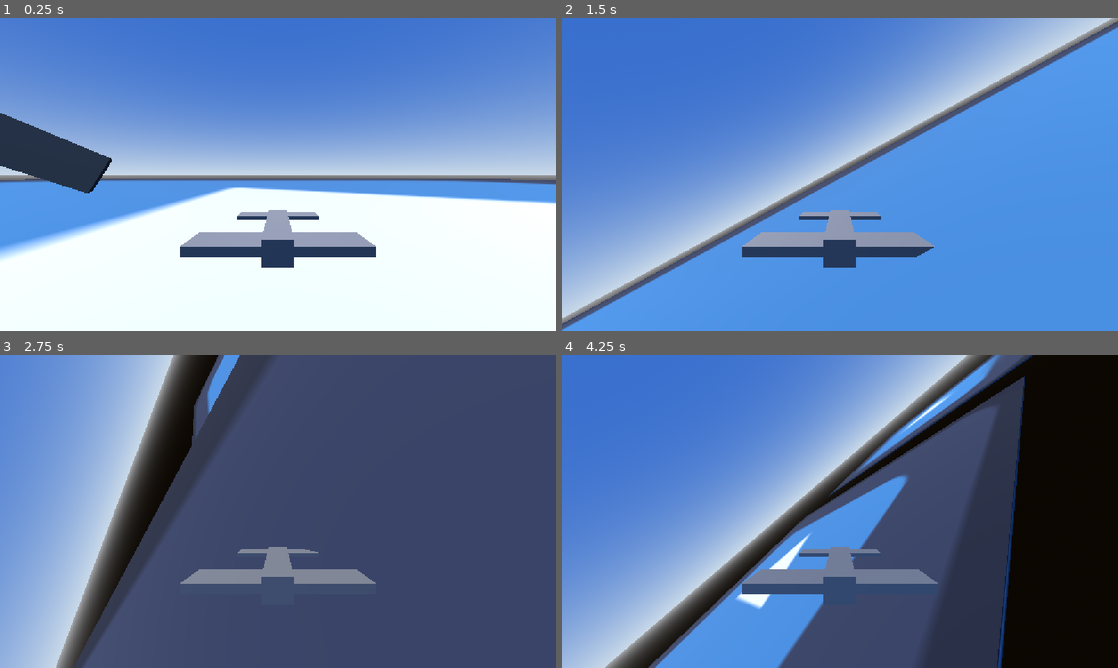
Above: before the commit, frames 1-4 (two rows, left to right).
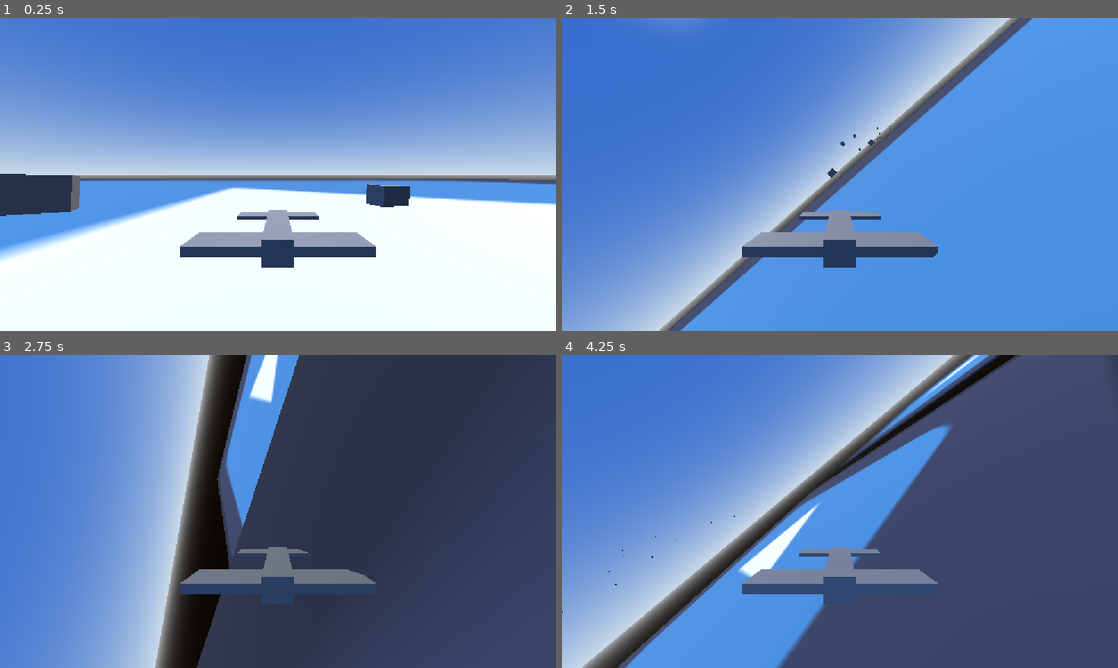
Above: after the commit, the same moments.

Repository: keidukebergman/FunkyDeliveryGame
Game: Godot game, scene res://scene/levels/test.tscn
Same seed, same stepped clock (60 frames per second), same inputs: the game is played once before the commit and once after it. The engine's default icon, where the game draws it, is replaced by a stand-in: a white triangle on a blue panel in a dark square.
Inputs:
- Up to frame 1 (0.25 s): no input
- Up to frame 2 (1.5 s): hold D (roll_right) 0.53-1.28 s; hold W (pitch_down) from 1.28 s (still down)
- Up to frame 3 (2.75 s): release W (pitch_down) at 2.03 s; hold D (roll_right) from 2.03 s (still down)
- Up to frame 4 (4.25 s): release D (roll_right) at 2.78 s; hold S (pitch_up) 2.78-3.53 s; hold A (roll_left) from 3.53 s (still down)

The runs differ from the first frame. In frame 1, 5.1% of the frame differs, in the area x 0-100%, y 30-64%; in frame 2, 27%; in frame 3, 72%, in the area x 0-99%, y 0-100%; in frame 4, 42%.

Commit message:
FEAT: Implement cluster turrets, targeting

Diff:
--- /dev/null
+++ b/scene/instantiable/explosion.tscn
@@ -0,0 +1,9 @@
+[gd_scene format=3 uid="uid://deetp6rbm42tg"]
+
+[ext_resource type="Script" uid="uid://bbyfw8c46t5ol" path="res://scene/levels/Explosion.gd" id="1_0gbs7"]
+
+[node name="Explosion" type="Node3D" unique_id=618794738]
+script = ExtResource("1_0gbs7")
+
+[node name="CSGSphere3D" type="CSGSphere3D" parent="." unique_id=1059149383]
+radius = 4.0
--- a/scene/instantiable/player/aircraft_controller.gd
+++ b/scene/instantiable/player/aircraft_controller.gd
@@ -105,7 +105,7 @@
 	actual_hover_speed = actual_hover_speed.move_toward(hover_speed, hover_force*delta)
 
 func start_falling(delta:float, factor:float) -> void:
-	actual_fall_speed.y = max(actual_fall_speed.y, -99999)
+	actual_fall_speed.y = max(actual_fall_speed.y, velocity.y)
 	actual_fall_speed.y = clamp(actual_fall_speed.y, -200, 0)
 	actual_fall_speed -= delta * factor * 12 * Vector3.UP * clamp((stall_speed - actual_movement_speed.length())/stall_speed, 0, 1);
 
--- a/scene/instantiable/player/node_3d.tscn
+++ b/scene/instantiable/player/node_3d.tscn
@@ -1,9 +1,14 @@
 [gd_scene format=3 uid="uid://cephtpdf2eueo"]
 
 [ext_resource type="Script" uid="uid://cyreosrsvpso4" path="res://scene/instantiable/player/aircraft_controller.gd" id="1_k1gms"]
+[ext_resource type="Script" uid="uid://b1olin0wr7hu6" path="res://scripts/Hurtbox.gd" id="2_87d5p"]
+[ext_resource type="Script" uid="uid://br2sexdynpvob" path="res://scripts/HealthManager.gd" id="3_i6rrb"]
 
 [sub_resource type="BoxShape3D" id="BoxShape3D_x05w2"]
 size = Vector3(1, 1, 3.1157227)
+
+[sub_resource type="BoxShape3D" id="BoxShape3D_mtnme"]
+size = Vector3(3, 0.4, 2.644)
 
 [node name="Node3D" type="CharacterBody3D" unique_id=1079979286]
 script = ExtResource("1_k1gms")
@@ -29,3 +34,18 @@
 [node name="Camera3D" type="Camera3D" parent="." unique_id=340442371]
 transform = Transform3D(1, 0, 0, 0, 1, 0, 0, 0, 1, 0, 1.445, 4.313)
 current = true
+
+[node name="Hurtbox" type="Area3D" parent="." unique_id=1412497207]
+script = ExtResource("2_87d5p")
+metadata/_custom_type_script = "uid://b1olin0wr7hu6"
+
+[node name="CollisionShape3D" type="CollisionShape3D" parent="Hurtbox" unique_id=1244492789]
+transform = Transform3D(1, 0, 0, 0, 1, 0, 0, 0, 1, 0, 0, -0.8222046)
+shape = SubResource("BoxShape3D_mtnme")
+debug_color = Color(0, 1, 0.16862746, 1)
+
+[node name="HealthManager" type="Node3D" parent="." unique_id=1736362127]
+script = ExtResource("3_i6rrb")
+health = 50.0
+max_health = 50.0
+metadata/_custom_type_script = "uid://br2sexdynpvob"
--- /dev/null
+++ b/scene/instantiable/projectile/FlakClusterShell.gd
@@ -0,0 +1,16 @@
+class_name FlakClusterShell extends Bullet
+
+@export var cluster_amount: int = 90
+@export var cluster_bomblet: PackedScene
+@export var cluster_bomblet_life_offset:float = 0.2
+@export var cluster_bomblet_speed_offset:float = 10
+
+func on_lifetime_timeout():
+	for n in cluster_amount:
+		var bomb_instance = cluster_bomblet.instantiate() as Bullet
+		get_tree().get_root().add_child(bomb_instance)
+		bomb_instance.global_position = global_position
+		bomb_instance.global_rotation = Vector3(randf_range(-180, 180),randf_range(-180, 180),randf_range(-180, 180))
+		bomb_instance.lifetime += randf_range(-cluster_bomblet_life_offset, cluster_bomblet_life_offset)
+		bomb_instance.projectile_speed += randf_range(-cluster_bomblet_speed_offset, cluster_bomblet_speed_offset)
+	super.on_lifetime_timeout()
--- /dev/null
+++ b/scene/instantiable/projectile/ProjectileAttackHandler.gd
@@ -0,0 +1,34 @@
+class_name ProjectileAttackHandler extends Node3D
+
+@export var root:Node3D
+@export var hitbox:Hitbox
+@export var damage:float
+@export var can_hit_entity_once:bool = true
+@export var can_hit_hurtbox:bool = true
+
+signal applied_attack()
+
+func _ready() -> void:
+	hitbox.hit_entity.connect(on_hit_entity)
+
+func on_hit_entity(entity):
+	if entity is Hurtbox:
+		on_projectile_hit_hurtbox(entity as Hurtbox)
+	else:
+		on_hit_obstacle()
+	get_parent_node_3d().queue_free()
+
+func on_hit_obstacle():
+	pass
+
+func on_projectile_hit_hurtbox (hurtbox:Hurtbox):
+	var target = hurtbox
+	var atk_data = AttackData.new(
+		damage,
+		root,
+		target,
+		hitbox,
+		target,
+		{}
+	)
+	target.apply_attack(atk_data)
--- /dev/null
+++ b/scene/instantiable/projectile/bomblet.tscn
@@ -0,0 +1,30 @@
+[gd_scene format=3 uid="uid://c12vbsgx7a127"]
+
+[ext_resource type="Script" uid="uid://drw8n8my0je6h" path="res://scene/instantiable/projectile/bullet.gd" id="1_w62tf"]
+[ext_resource type="PackedScene" uid="uid://deetp6rbm42tg" path="res://scene/instantiable/explosion.tscn" id="2_mckbr"]
+[ext_resource type="Script" uid="uid://bpng540ygsvjm" path="res://scripts/Hitbox.gd" id="3_hipov"]
+[ext_resource type="Script" uid="uid://fok8v1b1rllw" path="res://scene/instantiable/projectile/ProjectileAttackHandler.gd" id="4_wjx6b"]
+
+[sub_resource type="BoxShape3D" id="BoxShape3D_x05w2"]
+size = Vector3(0.5, 0.5, 1)
+
+[node name="Bullet" type="Node3D" unique_id=62765620]
+script = ExtResource("1_w62tf")
+projectile_speed = 90
+lifetime = 0.2
+on_destroy_instance = ExtResource("2_mckbr")
+
+[node name="CSGBox3D" type="CSGBox3D" parent="." unique_id=957035234]
+size = Vector3(0.5, 0.5, 1)
+
+[node name="Hitbox" type="Area3D" parent="." unique_id=1675514187]
+script = ExtResource("3_hipov")
+metadata/_custom_type_script = "uid://bpng540ygsvjm"
+
+[node name="CollisionShape3D" type="CollisionShape3D" parent="Hitbox" unique_id=727142362]
+shape = SubResource("BoxShape3D_x05w2")
+
+[node name="ProjectileAttackHandler" type="Node3D" parent="." unique_id=8532944 node_paths=PackedStringArray("root", "hitbox")]
+script = ExtResource("4_wjx6b")
+root = NodePath("..")
+hitbox = NodePath("../Hitbox")
--- /dev/null
+++ b/scene/instantiable/projectile/bullet.gd
@@ -0,0 +1,21 @@
+class_name Bullet extends Node3D
+
+@export var projectile_speed = 400
+@export var lifetime = 6.0
+@export var on_destroy_instance: PackedScene
+
+func _process(delta: float) -> void:
+	lifetime -= delta
+	if lifetime <= 0:
+		on_lifetime_timeout()
+
+func _physics_process(delta: float) -> void:
+	position -= transform.basis.z * delta * projectile_speed
+
+func on_lifetime_timeout():
+	queue_free()
+	if on_destroy_instance:
+		var instance = on_destroy_instance.instantiate() as Node3D
+		get_tree().get_root().add_child(instance)
+		instance.global_position = global_position
+		instance.global_rotation = global_rotation
--- /dev/null
+++ b/scene/instantiable/projectile/bullet.tscn
@@ -0,0 +1,27 @@
+[gd_scene format=3 uid="uid://dawtkjmagnku3"]
+
+[ext_resource type="Script" uid="uid://drw8n8my0je6h" path="res://scene/instantiable/projectile/bullet.gd" id="1_ls8rx"]
+[ext_resource type="Script" uid="uid://fok8v1b1rllw" path="res://scene/instantiable/projectile/ProjectileAttackHandler.gd" id="2_ag82t"]
+[ext_resource type="Script" uid="uid://bpng540ygsvjm" path="res://scripts/Hitbox.gd" id="3_ua6f8"]
+
+[sub_resource type="BoxShape3D" id="BoxShape3D_jjsvy"]
+size = Vector3(0.5, 0.5, 1)
+
+[node name="Bullet" type="Node3D" unique_id=62765620]
+script = ExtResource("1_ls8rx")
+projectile_speed = 200
+
+[node name="CSGBox3D" type="CSGBox3D" parent="." unique_id=957035234]
+size = Vector3(0.5, 0.5, 1)
+
+[node name="ProjectileAttackHandler" type="Node3D" parent="." unique_id=1315943970 node_paths=PackedStringArray("root", "hitbox")]
+script = ExtResource("2_ag82t")
+root = NodePath("..")
+hitbox = NodePath("../Hitbox")
+
+[node name="Hitbox" type="Area3D" parent="." unique_id=1861192764]
+script = ExtResource("3_ua6f8")
+metadata/_custom_type_script = "uid://bpng540ygsvjm"
+
+[node name="CollisionShape3D" type="CollisionShape3D" parent="Hitbox" unique_id=680857]
+shape = SubResource("BoxShape3D_jjsvy")
--- /dev/null
+++ b/scene/instantiable/projectile/flak_cluster.tscn
@@ -0,0 +1,14 @@
+[gd_scene format=3 uid="uid://cck8jdrnjw0k8"]
+
+[ext_resource type="Script" uid="uid://bf6kk3e7r5gw5" path="res://scene/instantiable/projectile/FlakClusterShell.gd" id="1_rxd2v"]
+[ext_resource type="PackedScene" uid="uid://c12vbsgx7a127" path="res://scene/instantiable/projectile/bomblet.tscn" id="2_ono11"]
+[ext_resource type="PackedScene" uid="uid://deetp6rbm42tg" path="res://scene/instantiable/explosion.tscn" id="3_ono11"]
+
+[node name="FlakBullet" type="Node3D" unique_id=62765620]
+script = ExtResource("1_rxd2v")
+cluster_bomblet = ExtResource("2_ono11")
+projectile_speed = 90
+on_destroy_instance = ExtResource("3_ono11")
+
+[node name="CSGBox3D" type="CSGBox3D" parent="." unique_id=957035234]
+size = Vector3(1, 1, 3)
--- /dev/null
+++ b/scene/instantiable/projectile/missile.tscn
@@ -0,0 +1,16 @@
+[gd_scene format=3 uid="uid://bs7c50bgirlno"]
+
+[ext_resource type="Script" uid="uid://dsg8j5dxtvqbe" path="res://scene/levels/missile.gd" id="1_wcfkk"]
+[ext_resource type="Script" uid="uid://buk3gsfs72vvv" path="res://scene/levels/targeting_module.gd" id="2_s0k68"]
+
+[node name="Missile" type="Node3D" unique_id=1463007669 node_paths=PackedStringArray("targeting_module")]
+script = ExtResource("1_wcfkk")
+movement_speed = 30
+targeting_module = NodePath("targeting_module")
+
+[node name="CSGBox3D" type="CSGBox3D" parent="." unique_id=1449968798]
+size = Vector3(0.5, 0.5, 1)
+
+[node name="targeting_module" type="Node3D" parent="." unique_id=1470962491 node_paths=PackedStringArray("target")]
+script = ExtResource("2_s0k68")
+target = NodePath("")
--- /dev/null
+++ b/scene/levels/Explosion.gd
@@ -0,0 +1,13 @@
+class_name Explosion extends Node3D
+
+@export var life_time = 0.3
+# Called when the node enters the scene tree for the first time.
+func _ready() -> void:
+	await get_tree().create_timer(life_time).timeout
+	queue_free()
+	pass # Replace with function body.
+
+
+# Called every frame. 'delta' is the elapsed time since the previous frame.
+func _process(delta: float) -> void:
+	pass
--- a/scene/levels/aa_turret.gd
+++ b/scene/levels/aa_turret.gd
@@ -3,19 +3,31 @@
 
 @export var target:CharacterBody3D
 @export var turret:Node3D
+@export var rotation_speed = 30
 @export var targeting_module:TargetingModule
-
-
-# Called when the node enters the scene tree for the first time.
-func _ready() -> void:
-	pass # Replace with function body.
-
+@export var projectile:PackedScene
+@export var firing_timeout = 0.6
+@export var airburst:bool = true
+@export var forward_offset:float = 30
 
 # Called every frame. 'delta' is the elapsed time since the previous frame.
 func _process(delta: float) -> void:
 	var target_position = targeting_module.get_linear_target_position()
-
-	var dir: Vector3 = to_local(target_position) - position
+	var dir: Vector3 = target_position - global_position
 	var yaw = atan2(-dir.x, -dir.z)
 	var pitch = atan2(dir.y, Vector2(dir.x, dir.z).length())
 	turret.rotation = Vector3(pitch, yaw, 0.0)
+
+	firing_timeout -= delta
+	if firing_timeout <= 0:
+		firing_timeout = 0.03
+		fire_projectile()
+
+func fire_projectile():
+	var projinstance = projectile.instantiate() as Bullet
+	add_child(projinstance)
+	projinstance.global_position = turret.global_position
+	projinstance.global_rotation = turret.global_rotation + Vector3(deg_to_rad(randf_range(-2, 2)), deg_to_rad(randf_range(-2, 2)), deg_to_rad(randf_range(-2, 2)))
+	if airburst:
+		var t = targeting_module.get_linear_intercept_time()
+		projinstance.lifetime = clamp(t+randf_range(-0.5, 0.5), 0, 10)
--- a/scene/levels/missile.gd
+++ b/scene/levels/missile.gd
@@ -1,19 +1,13 @@
 extends Node3D
 
 @export var movement_speed = 10
+@export var rotation_speed = 30
 @export var targeting_module:TargetingModule
 
-# Called when the node enters the scene tree for the first time.
-func _ready() -> void:
-	pass # Replace with function body.
-
-
-# Called every frame. 'delta' is the elapsed time since the previous frame.
 func _process(delta: float) -> void:
 	var target_position = targeting_module.get_linear_target_position()
-
 	var dir: Vector3 = target_position - global_position
 	var yaw = atan2(-dir.x, -dir.z)
 	var pitch = atan2(dir.y, Vector2(dir.x, dir.z).length())
-	rotation = Vector3(pitch, yaw, 0.0)
+	rotation = rotation.move_toward(Vector3(pitch, yaw, 0.0), delta * deg_to_rad(rotation_speed))
 	position -= transform.basis.z * delta * movement_speed
--- a/scene/levels/targeting_module.gd
+++ b/scene/levels/targeting_module.gd
@@ -3,7 +3,7 @@
 
 @export var target:CharacterBody3D
 @export var aim_at_next_pos:bool = false
-var projectile_speed_factor: float = 200
+@export var projectile_speed_factor: float = 200
 
 # Called when the node enters the scene tree for the first time.
 func _ready() -> void:
@@ -14,8 +14,36 @@
 func _process(delta: float) -> void:
 	pass
 
-func get_linear_target_position () -> Vector3:
+func get_linear_intercept_time(offset = Vector3.ZERO) -> float:
+	var to_target = target.global_position + offset - global_position
+
+	var a = 1 - projectile_speed_factor * projectile_speed_factor
+	var b = 2.0 * to_target.dot(target.velocity)
+	var c = to_target.dot(to_target)
+
+	var t = -1.0
+	if abs(a) < 0.0001:
+		if abs(b) > 0.0001:
+			t = -c / b
+	else:
+		var discriminant = b * b - 4.0 * a * c
+		if discriminant >= 0.0:
+			var sqrt_disc = sqrt(discriminant)
+			var t1 = (-b + sqrt_disc) / (2.0 * a)
+			var t2 = (-b - sqrt_disc) / (2.0 * a)
+			if t1 > 0 and t2 > 0:
+				t = min(t1, t2)
+			elif t1 > 0:
+				t = t1
+			elif t2 > 0:
+				t = t2
+	return t
+
+func get_linear_target_position(offset = Vector3.ZERO) -> Vector3:
 	if aim_at_next_pos == false:
 		return target.global_position
-	var t = (target.global_position - global_position).length()/projectile_speed_factor
+	var t = get_linear_intercept_time()
+	if t < 0.0:
+		return target.global_position + offset
+
 	return target.global_position + target.velocity * t
--- a/scene/levels/test.tscn
+++ b/scene/levels/test.tscn
@@ -4,7 +4,7 @@
 [ext_resource type="PackedScene" uid="uid://cephtpdf2eueo" path="res://scene/instantiable/player/node_3d.tscn" id="2_mul6r"]
 [ext_resource type="Script" uid="uid://dv4daiqx174p3" path="res://scene/levels/aa_turret.gd" id="3_mul6r"]
 [ext_resource type="Script" uid="uid://buk3gsfs72vvv" path="res://scene/levels/targeting_module.gd" id="4_h5gkb"]
-[ext_resource type="Script" uid="uid://dsg8j5dxtvqbe" path="res://scene/levels/missile.gd" id="5_xe2e6"]
+[ext_resource type="PackedScene" uid="uid://dawtkjmagnku3" path="res://scene/instantiable/projectile/bullet.tscn" id="6_3i5di"]
 
 [sub_resource type="ProceduralSkyMaterial" id="ProceduralSkyMaterial_h5gkb"]
 sky_top_color = Color(0.22121674, 0.4322499, 0.807532, 1)
@@ -35,10 +35,18 @@
 [node name="DirectionalLight3D" type="DirectionalLight3D" parent="." unique_id=1122917267]
 transform = Transform3D(1, 0, 0, 0, -0.5893197, 0.80789995, 0, -0.80789995, -0.5893197, 0, 0, 0)
 
-[node name="Node3D" parent="." unique_id=1079979286 instance=ExtResource("2_mul6r")]
+[node name="Aircraft" parent="." unique_id=1079979286 instance=ExtResource("2_mul6r")]
 transform = Transform3D(1, 0, 0, 0, 1, 0, 0, 0, 1, 6.1205845, 0, 0)
 slide_on_ceiling = false
 wall_min_slide_angle = 0.0
+max_hover_speed = 7
+min_hover_speed = -8
+pitch_speed = 1.0
+pitch_inertia = 1.5
+roll_inertia = 3.0
+yaw_inertia = 3.0
+normal_movement_speed_interpolation = 120.0
+boost_movement_speed_interpolation = 180.0
 
 [node name="CSGBox3D" type="CSGBox3D" parent="." unique_id=1795659489]
 transform = Transform3D(1, 0, 0, 0, 1, 0, 0, 0, 1, 0, -2.4971457, 0)
@@ -85,35 +93,24 @@
 [node name="Camera3D" type="Camera3D" parent="." unique_id=209417441]
 transform = Transform3D(1, 0, 0, 0, -4.371139e-08, 1, 0, -1, -4.371139e-08, 1.0619507, 41.107483, 9.3808365)
 
-[node name="AA_HK-Missile" type="Node3D" parent="." unique_id=225821480 node_paths=PackedStringArray("target", "turret", "targeting_module")]
+[node name="AA_HK-Bullet" type="Node3D" parent="." unique_id=520120313 node_paths=PackedStringArray("target", "turret", "targeting_module")]
 script = ExtResource("3_mul6r")
-target = NodePath("../Node3D")
+target = NodePath("../Aircraft")
 turret = NodePath("AA_turret")
 targeting_module = NodePath("targeting_module")
+projectile = ExtResource("6_3i5di")
+firing_timeout = 0.03
+airburst = false
 
-[node name="CSGBox3D" type="CSGBox3D" parent="AA_HK-Missile" unique_id=70426486]
+[node name="CSGBox3D" type="CSGBox3D" parent="AA_HK-Bullet" unique_id=1636965279]
 
-[node name="AA_turret" type="Node3D" parent="AA_HK-Missile" unique_id=882945852]
+[node name="AA_turret" type="Node3D" parent="AA_HK-Bullet" unique_id=1350250148]
 transform = Transform3D(1, 0, 0, 0, 1, 0, 0, 0, 1, 0, 0.9502678, 0)
 
-[node name="CSGBox3D" type="CSGBox3D" parent="AA_HK-Missile/AA_turret" unique_id=894517141]
+[node name="CSGBox3D" type="CSGBox3D" parent="AA_HK-Bullet/AA_turret" unique_id=1721813812]
 size = Vector3(0.4, 0.4, 1)
 
-[node name="targeting_module" type="Node3D" parent="AA_HK-Missile" unique_id=1051923480 node_paths=PackedStringArray("target")]
+[node name="targeting_module" type="Node3D" parent="AA_HK-Bullet" unique_id=2139761901 node_paths=PackedStringArray("target")]
 script = ExtResource("4_h5gkb")
-target = NodePath("../../Node3D")
+target = NodePath("../../Aircraft")
 aim_at_next_pos = true
-
-[node name="Missile" type="Node3D" parent="." unique_id=1030628994 node_paths=PackedStringArray("targeting_module")]
-transform = Transform3D(1, 0, 0, 0, 1, 0, 0, 0, 1, 2.2683554, 1.8561747, 0)
-script = ExtResource("5_xe2e6")
-movement_speed = 5
-targeting_module = NodePath("targeting_module")
-
-[node name="CSGBox3D" type="CSGBox3D" parent="Missile" unique_id=1973069446]
-size = Vector3(0.5, 0.5, 1)
-
-[node name="targeting_module" type="Node3D" parent="Missile" unique_id=742991813 node_paths=PackedStringArray("target")]
-script = ExtResource("4_h5gkb")
-target = NodePath("../../Node3D")
-aim_at_next_pos = true
--- /dev/null
+++ b/scripts/AttackData.gd
@@ -0,0 +1,16 @@
+class_name AttackData
+
+var damage : float = 0
+var attacker : Node3D
+var receiver : Node3D
+var attacking_hitbox : Hitbox
+var receiving_hurtbox : Hurtbox
+var effects : Dictionary
+
+func _init(damage, attacker, receiver, attacking_hitbox, receiving_hurtbox, effects):
+	self.damage = damage
+	self.attacker = attacker
+	self.receiver = receiver
+	self.attacking_hitbox = attacking_hitbox
+	self.receiving_hurtbox = receiving_hurtbox
+	self.effects = effects
--- /dev/null
+++ b/scripts/HealthManager.gd
@@ -0,0 +1,44 @@
+extends Node3D
+class_name HealthManager
+
+@export var health:float
+@export var max_health:float
+@export var restore_health_on_ready:bool = true
+
+signal applied_damage (damage:float, remaining_health:float)
+signal applied_attack (damage:float, attacker:Node3D, remaining_health:float)
+signal applied_healing (healing:float, remaining_health:float)
+signal depleted_health
+signal maxed_health
+
+func _ready() -> void:
+	apply_healing(0)
+	if restore_health_on_ready:
+		restore_health()
+
+func restore_health():
+	health = max_health
+
+func heal_to_max():
+	var delta:float = max_health-health
+	apply_healing(delta)
+
+func apply_damage(damage:float):
+	health -= damage
+	applied_damage.emit(damage, health)
+	if health <= 0:
+		health = 0
+		depleted_health.emit()
+
+func set_health(health_val:float):
+	health = health_val
+	if health <= 0:
+		health = 0
+		depleted_health.emit()
+
+func apply_healing(healing:float):
+	health += healing
+	applied_healing.emit(healing, health)
+	if health >= max_health:
+		health = max_health
+		maxed_health.emit()
--- /dev/null
+++ b/scripts/Hitbox.gd
@@ -0,0 +1,46 @@
+extends Area3D
+class_name Hitbox
+
+var is_active: bool = false
+var hits: Dictionary = {}
+signal hit_entity(node)
+@export var start_detecting_on_enable:bool = true
+@export var ignore_colliders:Array[Node3D]
+
+func _ready() -> void:
+	self.body_entered.connect(_on_body_entered)
+	self.area_entered.connect(_on_area_entered)
+	if start_detecting_on_enable:
+		start_detecting_hits()
+
+func start_detecting_hits() -> void:
+	is_active = true
+	hits.clear()
+
+func stop_detecting_hits() -> void:
+	is_active = false
+
+func _process(_delta: float) -> void:
+	if is_active:
+		detect_hit()
+
+func detect_hit() -> void:
+	var overlapping_bodies = get_overlapping_bodies()
+	var overlapping_areas = get_overlapping_areas()
+	for body in overlapping_bodies:
+		detect_collision(body)
+	for area in overlapping_areas:
+		detect_collision(area)
+
+func _on_body_entered(body: Node3D) -> void:
+	if is_active:
+		detect_collision(body)
+
+func _on_area_entered(area: Area3D) -> void:
+	if is_active:
+		detect_collision(area)
+
+func detect_collision(node: Node3D) -> void:
+	if node not in hits && node not in ignore_colliders:
+		hits[node] = true
+		hit_entity.emit(node)
--- /dev/null
+++ b/scripts/Hurtbox.gd
@@ -0,0 +1,17 @@
+extends Area3D
+class_name Hurtbox
+
+var is_active: bool = false
+signal received_attack(data:AttackData)
+
+func _ready() -> void:
+	is_active = true
+	pass
+
+func verify_hit() -> bool:
+	return true
+
+func apply_attack(attack_data:AttackData) -> void:
+	if !is_active:
+		return
+	received_attack.emit(attack_data)
Not shown, added: scene/instantiable/projectile/FlakClusterShell.gd.uid
Not shown, added: scene/instantiable/projectile/ProjectileAttackHandler.gd.uid
Not shown, added: scene/instantiable/projectile/bullet.gd.uid
Not shown, added: scene/levels/Explosion.gd.uid
Not shown, added: scripts/AttackData.gd.uid
Not shown, added: scripts/HealthManager.gd.uid
Not shown, added: scripts/Hitbox.gd.uid
Not shown, added: scripts/Hurtbox.gd.uid
